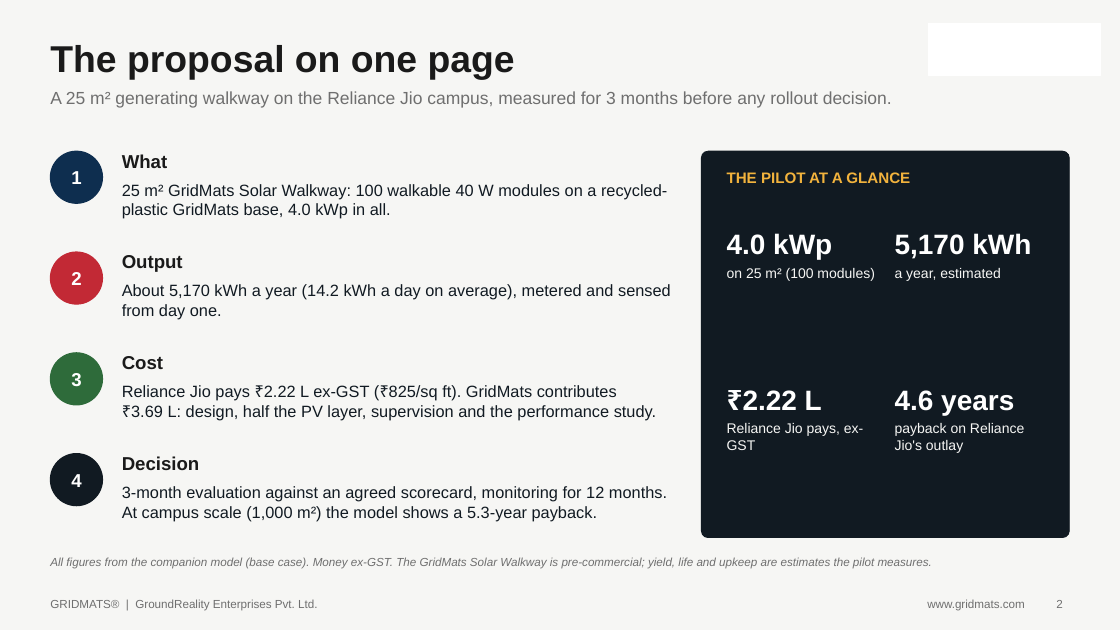
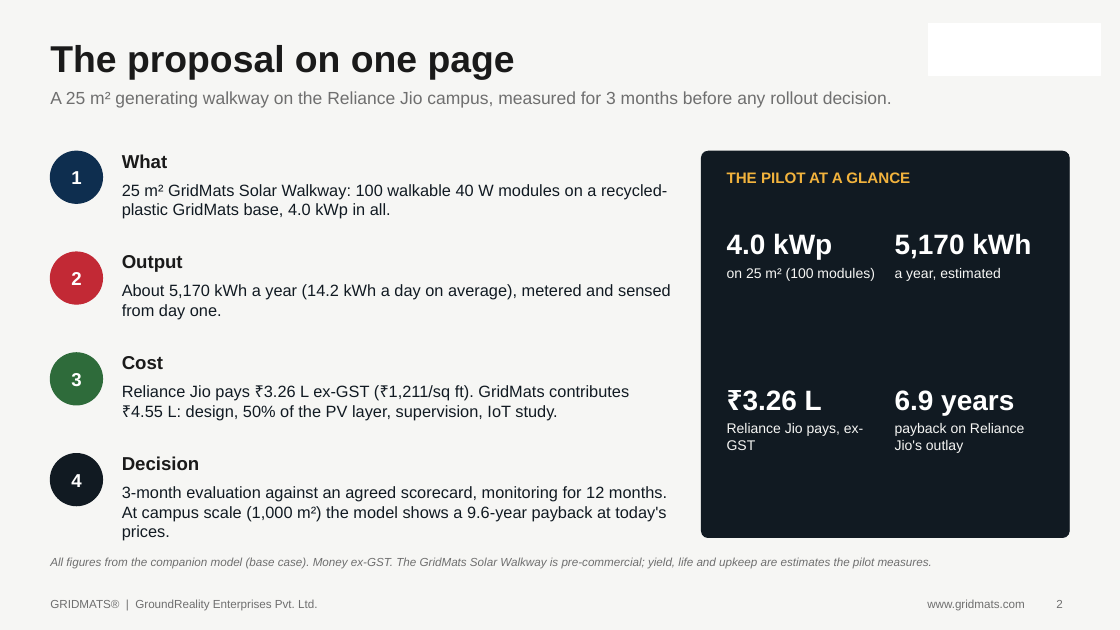
Before and after one commit to bprathap79/gridmats-monitor, a slide deck: slide 2 of solar-walkway-template/output/reliance-jio/GridMats_Solar_Walkway_Proposal_Reliance_Jio.pptx. Drawn at 1120x630 pixels with LibreOffice and Linux fonts; fonts in the diff are those of the drawing; background and template pictures are left out. Boxes give left, top, right and bottom in pixels: in the first picture for what was removed or moved away, otherwise in the second. Text is boxed around its words. In the diff, an @@ line names an element or a change of style, - is before the commit and + after.

```diff
--- a/solar-walkway-template/output/reliance-jio/GridMats_Solar_Walkway_Proposal_Reliance_Jio.pptx
+++ b/solar-walkway-template/output/reliance-jio/GridMats_Solar_Walkway_Proposal_Reliance_Jio.pptx
@@ text at [122, 385, 629, 421]: text changed @@
-Reliance Jio pays ₹2.22 L ex-GST (₹825/sq ft). GridMats contributes ₹3.69 L: design, half the PV layer, supervision and the performance study.
+Reliance Jio pays ₹3.26 L ex-GST (₹1,211/sq ft). GridMats contributes ₹4.55 L: design, 50% of the PV layer, supervision, IoT study.
@@ text at [743, 390, 822, 411]: text changed @@
-₹2.22 L
+₹3.26 L
@@ text at [895, 390, 1014, 415]: text changed @@
-4.6 years
+6.9 years
@@ text at [122, 486, 667, 541]: text changed @@
-3-month evaluation against an agreed scorecard, monitoring for 12 months. At campus scale (1,000 m²) the model shows a 5.3-year payback.
+3-month evaluation against an agreed scorecard, monitoring for 12 months. At campus scale (1,000 m²) the model shows a 9.6-year payback at today's prices.
```
Also in this commit, not shown: 8 other slides changed, 9 other files.
